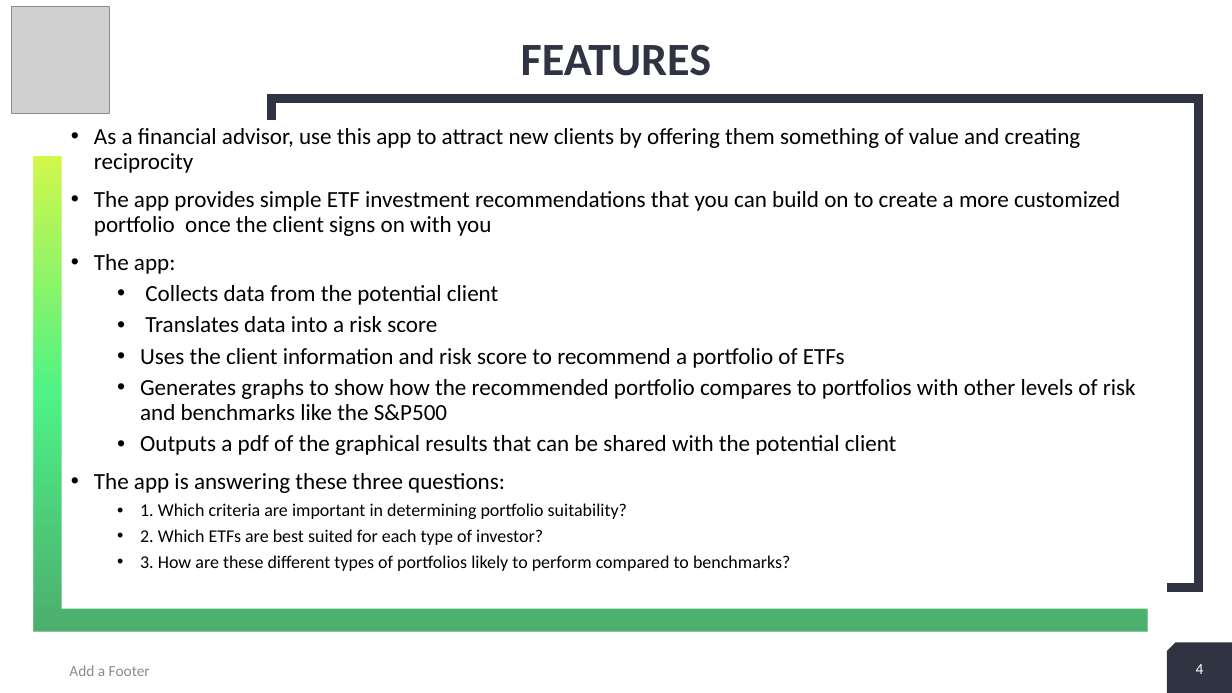
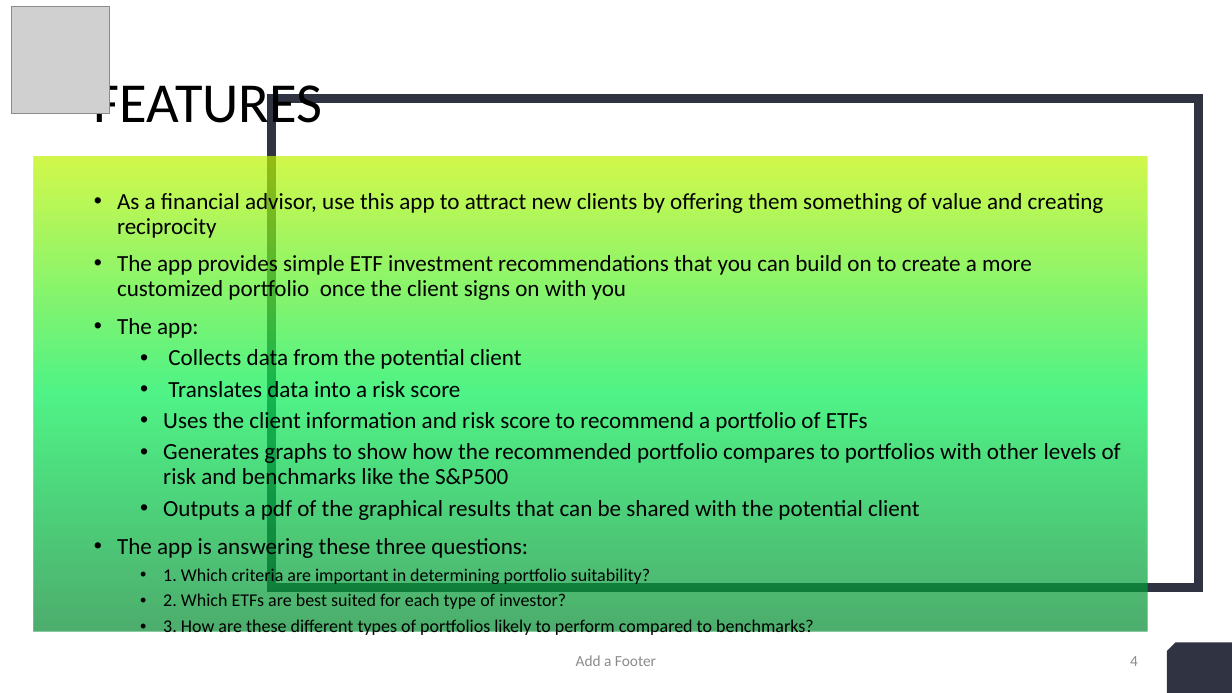
Before and after one commit to Kgross2/portfolio_suitability_application, a slide deck: slide 4 of admin/Portfolio_suitability_ presentationMon draft.pptx. Drawn at 1232x693 pixels with LibreOffice and Linux fonts; fonts in the diff are those of the drawing; grey boxes stand for pictures. Boxes give left, top, right and bottom in pixels: in the first picture for what was removed or moved away, otherwise in the second. Text is boxed around its words. In the diff, an @@ line names an element or a change of style, - is before the commit and + after.

```diff
--- a/admin/Portfolio_suitability_ presentationMon draft.pptx
+++ b/admin/Portfolio_suitability_ presentationMon draft.pptx
@@ title "FEATURES": place and size @@
-title "FEATURES" at <box>521,44,711,76</box>
+title "FEATURES" at <box>94,74,322,135</box>
@@ title "FEATURES" at <box>94,74,322,135</box>: size 36 to 44 pt, text colour #2F3342 to #000000, bold off; alignment centre to left @@
@@ text "As a financial advisor, use ...": place and size @@
-text "As a financial advisor, use ..." at <box>62,120,1167,609</box>
+text "As a financial advisor, use ..." at <box>117,189,1121,638</box>
@@ text "As a financial advisor, use ..." at <box>117,189,1121,638</box>: fill #FFFFFF to none @@
@@ text "Add a Footer": place and size @@
-text "Add a Footer" at <box>69,665,150,676</box>
+text "Add a Footer" at <box>576,655,656,666</box>
@@ text "Add a Footer" at <box>576,655,656,666</box>: alignment left to centre @@
@@ page number: place and size @@
-page number at <box>1196,664,1204,674</box>
+page number at <box>1130,656,1138,666</box>
@@ page number at <box>1130,656,1138,666</box>: text colour #FFFFFF to #8C8C8C; alignment centre to right @@
@@ page number removed at <box>1195,665,1203,674</box> @@
-4
```
Also in this commit, not shown: 21 other slides changed, 19 other files.
